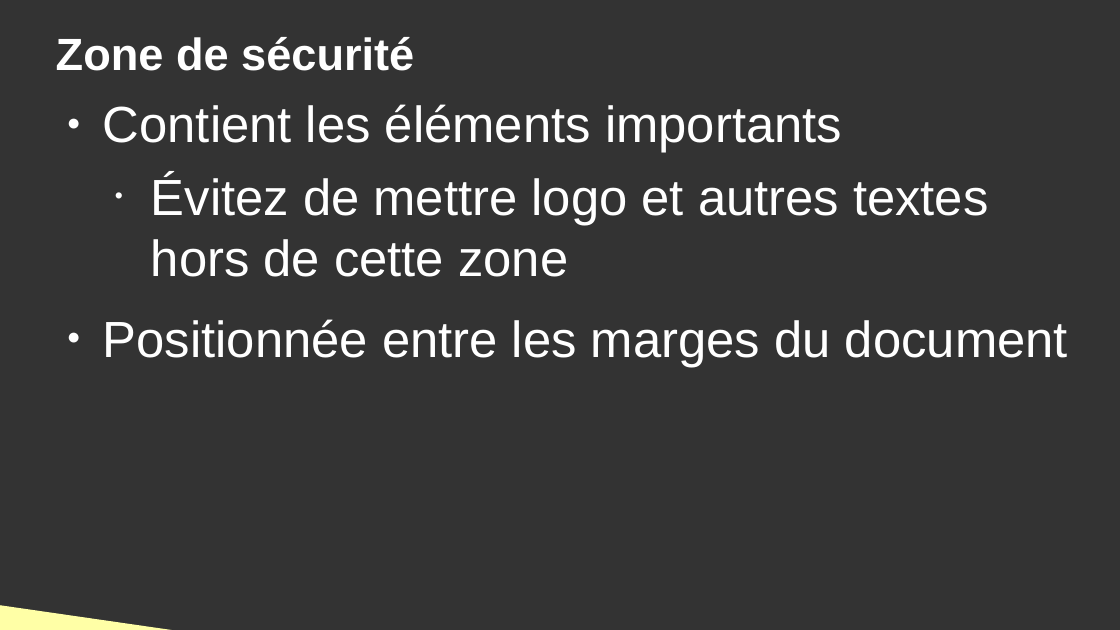
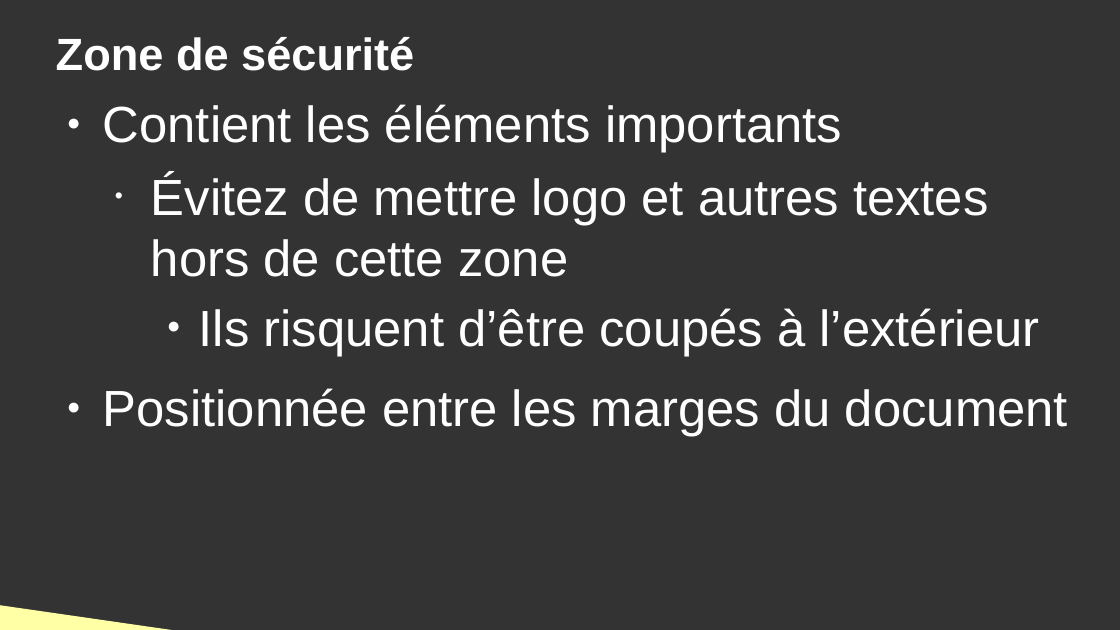
Before and after one commit to DanYellow/cours, a slide deck: slide 19 of production-graphique-s1/presentation.odp. Drawn at 1120x630 pixels with LibreOffice and Linux fonts; fonts in the diff are those of the drawing. Boxes give left, top, right and bottom in pixels: in the first picture for what was removed or moved away, otherwise in the second. Text is boxed around its words. In the diff, an @@ line names an element or a change of style, - is before the commit and + after.

```diff
--- a/production-graphique-s1/presentation.odp
+++ b/production-graphique-s1/presentation.odp
@@ text at <box>199,308,1040,356</box>: paragraph added @@
+    ● Ils risquent d’être coupés à l’extérieur
```
Also in this commit, not shown: 1 other slide changed, 1 other file.
